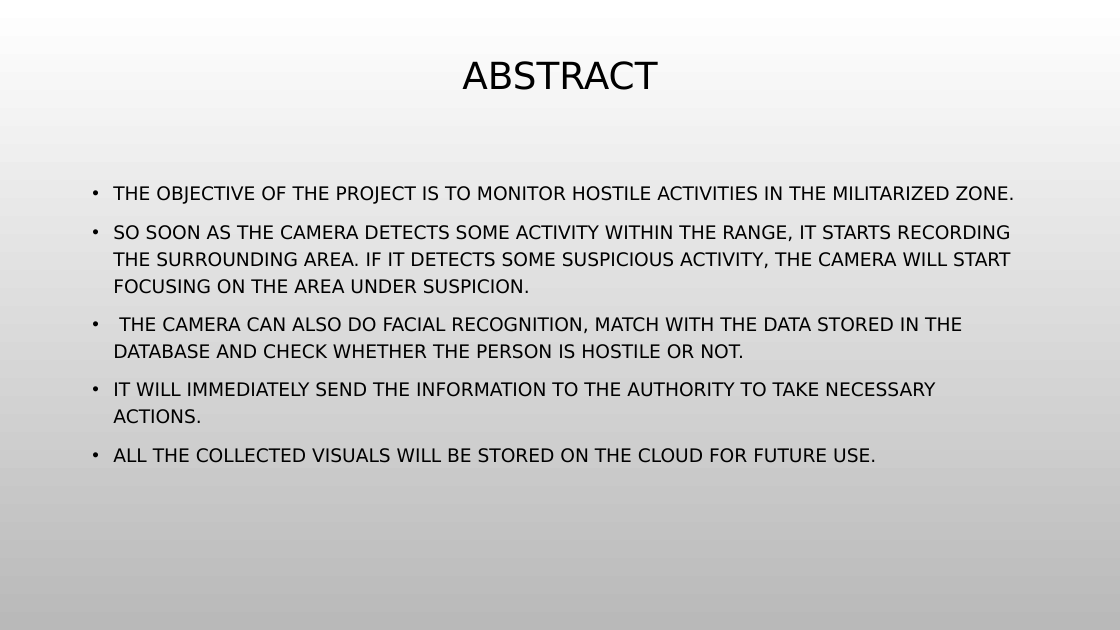
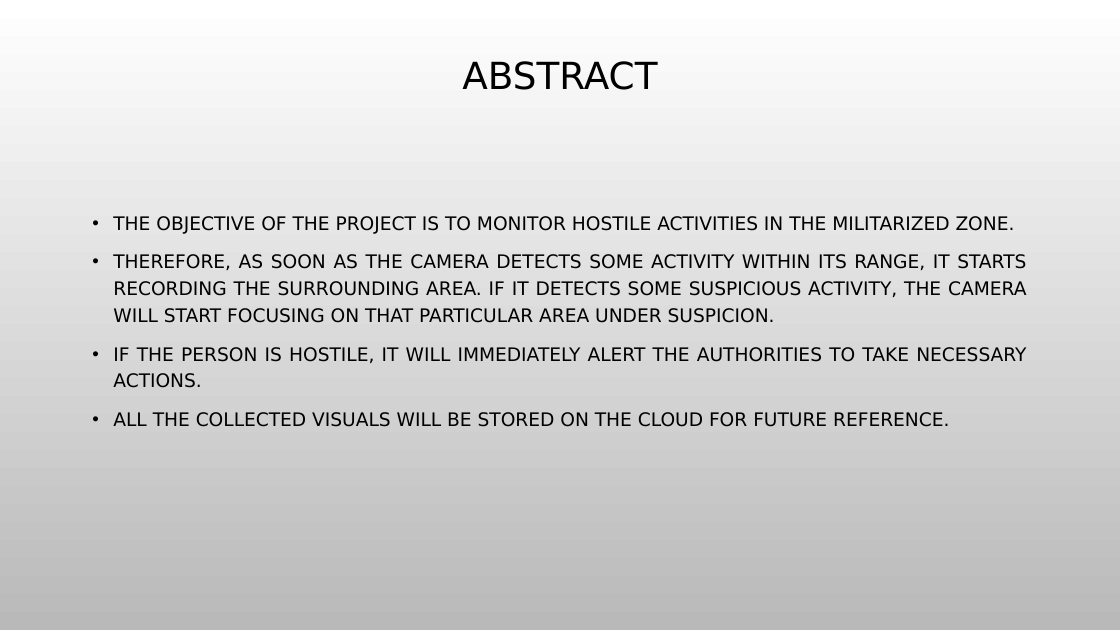
Before and after one commit to vijaykumarrpai/mca-code, a slide deck: slide 2 of 4th Sem/IOT/Alligator.pptx. Drawn at 1120x630 pixels with LibreOffice and Linux fonts; fonts in the diff are those of the drawing; background and template pictures are left out. Boxes give left, top, right and bottom in pixels: in the first picture for what was removed or moved away, otherwise in the second. Text is boxed around its words. In the diff, an @@ line names an element or a change of style, - is before the commit and + after.

```diff
--- a/4th Sem/IOT/Alligator.pptx
+++ b/4th Sem/IOT/Alligator.pptx
@@ text "THE OBJECTIVE OF THE PROJECT ...": place and size @@
-text "THE OBJECTIVE OF THE PROJECT ..." at bbox=[113, 186, 1015, 463]
+text "THE OBJECTIVE OF THE PROJECT ..." at bbox=[113, 216, 1026, 427]
@@ text at bbox=[113, 216, 1015, 234]: alignment left to justified @@
@@ text at bbox=[113, 254, 1026, 427]: text changed @@
-• SO SOON AS THE CAMERA DETECTS SOME ACTIVITY WITHIN THE RANGE, IT STARTS RECORDING THE SURROUNDING AREA. IF IT DETECTS SOME SUSPICIOUS ACTIVITY, THE CAMERA WILL START FOCUSING ON THE AREA UNDER SUSPICION.
-• THE CAMERA CAN ALSO DO FACIAL RECOGNITION, MATCH WITH THE DATA STORED IN THE DATABASE AND CHECK WHETHER THE PERSON IS HOSTILE OR NOT.
-• IT WILL IMMEDIATELY SEND THE INFORMATION TO THE AUTHORITY TO TAKE NECESSARY ACTIONS.
-• ALL THE COLLECTED VISUALS WILL BE STORED ON THE CLOUD FOR FUTURE USE.
+• THEREFORE, AS SOON AS THE CAMERA DETECTS SOME ACTIVITY WITHIN ITS RANGE, IT STARTS RECORDING THE SURROUNDING AREA. IF IT DETECTS SOME SUSPICIOUS ACTIVITY, THE CAMERA WILL START FOCUSING ON THAT PARTICULAR AREA UNDER SUSPICION.
+• IF THE PERSON IS HOSTILE, IT WILL IMMEDIATELY ALERT THE AUTHORITIES TO TAKE NECESSARY ACTIONS.
+• ALL THE COLLECTED VISUALS WILL BE STORED ON THE CLOUD FOR FUTURE REFERENCE.
```
Also in this commit, not shown: 11 other slides changed, 2 slides added, 12 other files.
